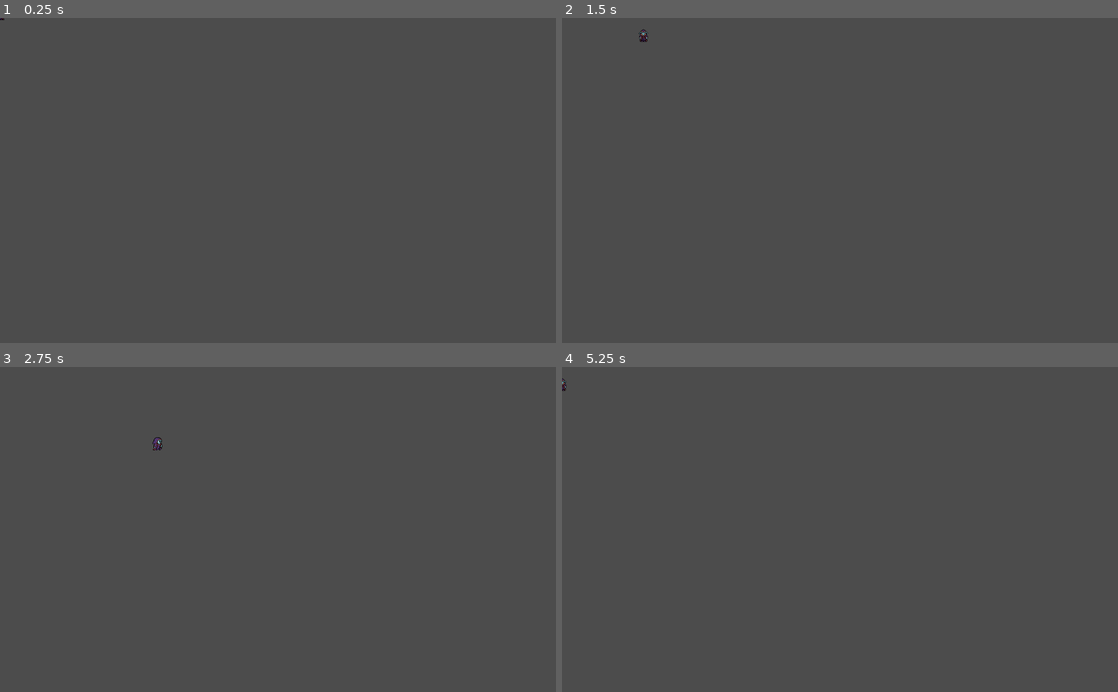
Above: before the commit, frames 1-4 (two rows, left to right).
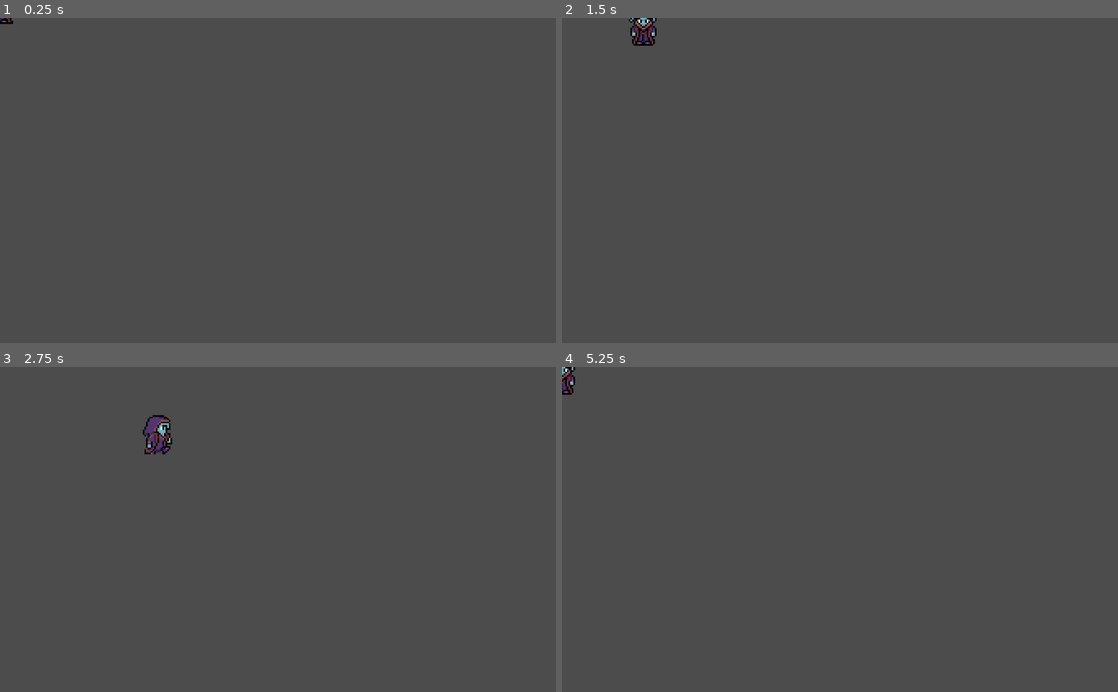
Above: after the commit, the same moments.

Repository: veech/cantation
Game: Godot game, scene res://Scenes/Player.tscn
Two runs of this game, one before a commit and one after it. Both use one fixed random seed, a clock stepped at 60 frames per second and the inputs below.
Inputs:
- Up to frame 1 (0.25 s): no input
- Up to frame 2 (1.5 s): tap Enter at 0.5 s; hold Right (right) 0.53-1.28 s; hold Down (down) from 1.28 s (still down)
- Up to frame 3 (2.75 s): release Down (down) at 2.03 s; hold Right (right) from 2.03 s (still down)
- Up to frame 4 (5.25 s): release Right (right) at 2.78 s; hold Up (up) 2.78-3.53 s; hold Left (left) 3.53-5.03 s; hold Down (down) from 5.03 s (still down)

The runs differ from the first frame. In frame 1, less than 0.1% of the frame differs, in the area x 0-3%, y 0-2%; in frame 2, 0.4%; in frame 3, 0.5%, in the area x 25-31%, y 14-27%; in frame 4, 0.2%.

Commit message:
normalized movement vector

Diff:
--- a/Scenes/Player.tscn
+++ b/Scenes/Player.tscn
@@ -5,124 +5,124 @@
 
 [sub_resource type="AtlasTexture" id=1]
 atlas = ExtResource( 1 )
-region = Rect2( 192, 256, 64, 64 )
+region = Rect2( 0, 128, 64, 64 )
 
 [sub_resource type="AtlasTexture" id=2]
 atlas = ExtResource( 1 )
-region = Rect2( 0, 128, 64, 64 )
+region = Rect2( 64, 128, 64, 64 )
 
 [sub_resource type="AtlasTexture" id=3]
 atlas = ExtResource( 1 )
-region = Rect2( 64, 128, 64, 64 )
+region = Rect2( 128, 128, 64, 64 )
 
 [sub_resource type="AtlasTexture" id=4]
 atlas = ExtResource( 1 )
-region = Rect2( 128, 128, 64, 64 )
+region = Rect2( 192, 128, 64, 64 )
 
 [sub_resource type="AtlasTexture" id=5]
 atlas = ExtResource( 1 )
-region = Rect2( 192, 128, 64, 64 )
+region = Rect2( 0, 256, 64, 64 )
 
 [sub_resource type="AtlasTexture" id=6]
 atlas = ExtResource( 1 )
-region = Rect2( 0, 256, 64, 64 )
+region = Rect2( 0, 0, 64, 64 )
 
 [sub_resource type="AtlasTexture" id=7]
 atlas = ExtResource( 1 )
-region = Rect2( 0, 0, 64, 64 )
+region = Rect2( 64, 0, 64, 64 )
 
 [sub_resource type="AtlasTexture" id=8]
 atlas = ExtResource( 1 )
-region = Rect2( 64, 0, 64, 64 )
+region = Rect2( 128, 0, 64, 64 )
 
 [sub_resource type="AtlasTexture" id=9]
 atlas = ExtResource( 1 )
-region = Rect2( 128, 0, 64, 64 )
+region = Rect2( 192, 0, 64, 64 )
 
 [sub_resource type="AtlasTexture" id=10]
 atlas = ExtResource( 1 )
-region = Rect2( 192, 0, 64, 64 )
+region = Rect2( 64, 256, 64, 64 )
 
 [sub_resource type="AtlasTexture" id=11]
 atlas = ExtResource( 1 )
-region = Rect2( 64, 256, 64, 64 )
+region = Rect2( 0, 192, 64, 64 )
 
 [sub_resource type="AtlasTexture" id=12]
 atlas = ExtResource( 1 )
-region = Rect2( 0, 192, 64, 64 )
+region = Rect2( 64, 192, 64, 64 )
 
 [sub_resource type="AtlasTexture" id=13]
 atlas = ExtResource( 1 )
-region = Rect2( 64, 192, 64, 64 )
+region = Rect2( 128, 192, 64, 64 )
 
 [sub_resource type="AtlasTexture" id=14]
 atlas = ExtResource( 1 )
-region = Rect2( 128, 192, 64, 64 )
+region = Rect2( 192, 192, 64, 64 )
 
 [sub_resource type="AtlasTexture" id=15]
 atlas = ExtResource( 1 )
-region = Rect2( 192, 192, 64, 64 )
+region = Rect2( 0, 64, 64, 64 )
 
 [sub_resource type="AtlasTexture" id=16]
 atlas = ExtResource( 1 )
-region = Rect2( 0, 64, 64, 64 )
+region = Rect2( 64, 64, 64, 64 )
 
 [sub_resource type="AtlasTexture" id=17]
 atlas = ExtResource( 1 )
-region = Rect2( 64, 64, 64, 64 )
+region = Rect2( 128, 64, 64, 64 )
 
 [sub_resource type="AtlasTexture" id=18]
 atlas = ExtResource( 1 )
-region = Rect2( 128, 64, 64, 64 )
+region = Rect2( 192, 64, 64, 64 )
 
 [sub_resource type="AtlasTexture" id=19]
 atlas = ExtResource( 1 )
-region = Rect2( 192, 64, 64, 64 )
+region = Rect2( 128, 256, 64, 64 )
 
 [sub_resource type="AtlasTexture" id=20]
 atlas = ExtResource( 1 )
-region = Rect2( 128, 256, 64, 64 )
+region = Rect2( 192, 256, 64, 64 )
 
 [sub_resource type="SpriteFrames" id=21]
 animations = [ {
-"frames": [ SubResource( 1 ) ],
-"loop": true,
-"name": "up_idle",
-"speed": 5.0
-}, {
-"frames": [ SubResource( 2 ), SubResource( 3 ), SubResource( 4 ), SubResource( 5 ) ],
+"frames": [ SubResource( 1 ), SubResource( 2 ), SubResource( 3 ), SubResource( 4 ) ],
 "loop": true,
 "name": "right_walk",
 "speed": 5.0
 }, {
-"frames": [ SubResource( 6 ) ],
+"frames": [ SubResource( 5 ) ],
 "loop": true,
 "name": "right_idle",
 "speed": 5.0
 }, {
-"frames": [ SubResource( 7 ), SubResource( 8 ), SubResource( 9 ), SubResource( 10 ) ],
+"frames": [ SubResource( 6 ), SubResource( 7 ), SubResource( 8 ), SubResource( 9 ) ],
 "loop": true,
 "name": "up_walk",
 "speed": 5.0
 }, {
-"frames": [ SubResource( 11 ) ],
+"frames": [ SubResource( 10 ) ],
 "loop": true,
 "name": "left_idle",
 "speed": 5.0
 }, {
-"frames": [ SubResource( 12 ), SubResource( 13 ), SubResource( 14 ), SubResource( 15 ) ],
+"frames": [ SubResource( 11 ), SubResource( 12 ), SubResource( 13 ), SubResource( 14 ) ],
 "loop": true,
 "name": "left_walk",
 "speed": 5.0
 }, {
-"frames": [ SubResource( 16 ), SubResource( 17 ), SubResource( 18 ), SubResource( 19 ) ],
+"frames": [ SubResource( 15 ), SubResource( 16 ), SubResource( 17 ), SubResource( 18 ) ],
 "loop": true,
 "name": "down_walk",
 "speed": 5.0
 }, {
+"frames": [ SubResource( 19 ) ],
+"loop": true,
+"name": "down_idle",
+"speed": 5.0
+}, {
 "frames": [ SubResource( 20 ) ],
 "loop": true,
-"name": "down_idle",
+"name": "up_idle",
 "speed": 5.0
 } ]
 
@@ -130,9 +130,11 @@
 extents = Vector2( 7.13808, 11.7045 )
 
 [node name="KinematicBody2D" type="KinematicBody2D"]
+scale = Vector2( 3, 3 )
 script = ExtResource( 2 )
 
 [node name="AnimatedSprite" type="AnimatedSprite" parent="."]
+position = Vector2( 0, -0.176577 )
 frames = SubResource( 21 )
 animation = "down_idle"
 playing = true
--- a/Scripts/Player.gd
+++ b/Scripts/Player.gd
@@ -17,8 +17,10 @@
 
 	_set_facing_direction(x_direction, y_direction)
 
-	motion.x = x_direction * SPEED
-	motion.y = y_direction * SPEED
+	#motion.x = x_direction * SPEED
+	#motion.y = y_direction * SPEED
+
+	motion = Vector2(x_direction, y_direction).normalized() * SPEED
 
 func _set_facing_direction(x, y):
 	if x != 0 && y == 0:
